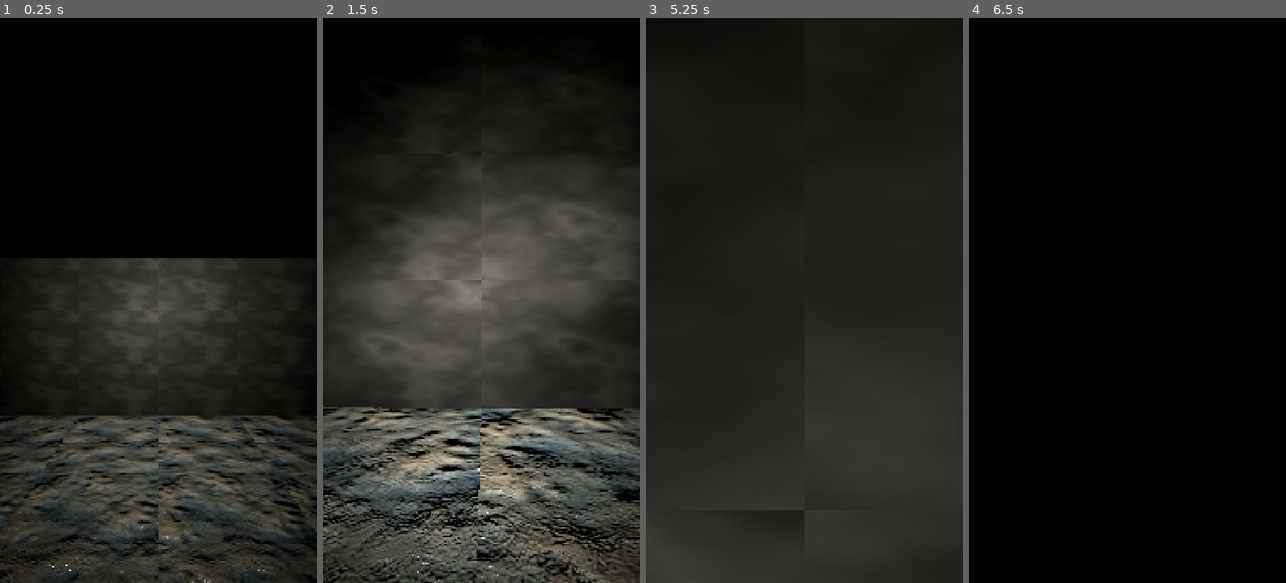
Above: before the commit, frames 1-4 (left to right).
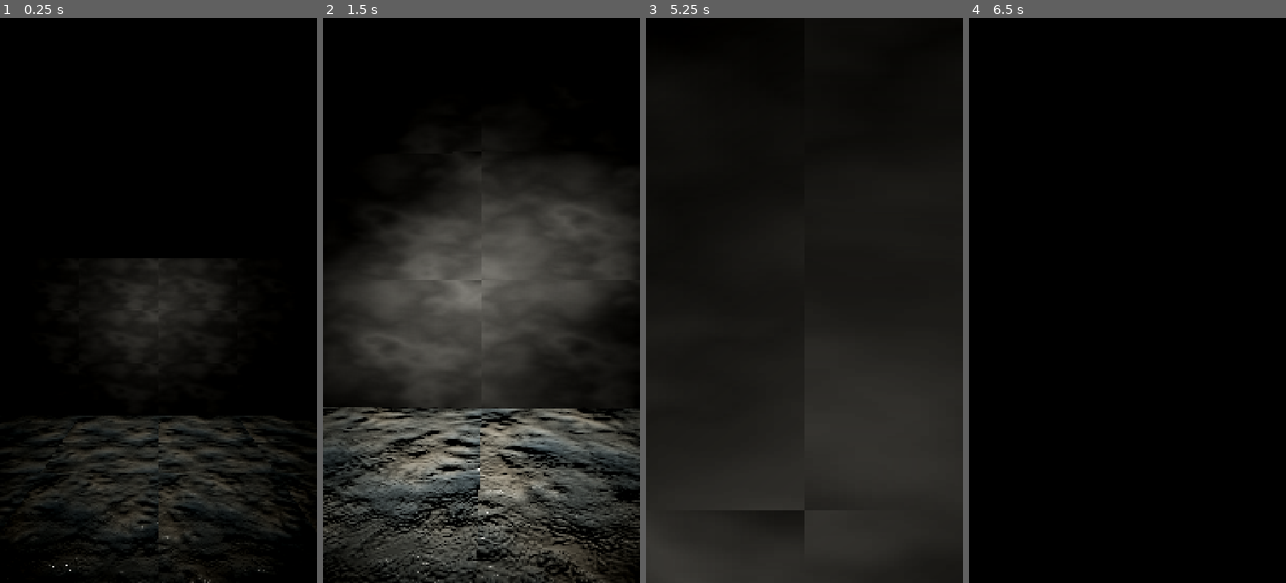
Above: after the commit, the same moments.

Repository: VoidCast00/TeamSchoolProject
Game: Godot game, scene res://Entities/World/Game.tscn
Same seed, same stepped clock (60 frames per second), same inputs: the game is played once before the commit and once after it.
Inputs (mouse positions are in pixels of both pictures, inside the frame that each line leads up to):
- Up to frame 1 (0.25 s): no input
- Up to frame 2 (1.5 s): move the mouse to (497, 300) at 0.52 s; hold W (up) from 0.53 s (still down); tap E (light) at 0.6, 1.35 s; tap Enter at 1.25 s; move the mouse to (465, 300) at 1.27 s
- Up to frame 3 (5.25 s): keep holding W (up); move the mouse to (810, 289) at 2.02 s; hold Shift (run) 2.03-2.78 s; tap E (light) at 2.3, 3.05, 3.6, 4.35 s; tap Space (space) at 2.75, 2.85, 4.25 s; move the mouse to (801, 311) at 2.77 s; tap Enter at 3.5, 5 s; move the mouse to (829, 306) at 3.52 s; move the mouse to (779, 294) at 4.27 s; move the mouse to (807, 300) at 5.02 s; hold Shift (run) from 5.03 s (still down)
- Up to frame 4 (6.5 s): tap E (light) at 5.3, 6.05 s; tap Space (space) at 5.75, 5.85 s; move the mouse to (1114, 289) at 5.77 s; release W (up) at 5.78 s; release Shift (run) at 5.78 s; hold D (right) from 5.78 s (still down)

The runs differ from the first frame. In frame 1, 47% of the frame differs, in the area x 0-100%, y 42-100%; in frame 2, 5.2%; in frame 3, less than 0.1%; in frame 4, nothing differs.

Commit message:
neviem

Diff:
--- a/Entities/Player/player.tscn
+++ b/Entities/Player/player.tscn
@@ -26,15 +26,15 @@
 [node name="Flashlight" type="Node3D" parent="Neck/Camera3D" unique_id=1290756780]
 
 [node name="SpotLight3D" type="SpotLight3D" parent="Neck/Camera3D/Flashlight" unique_id=768963645 node_paths=PackedStringArray("spot_light_3d")]
+transform = Transform3D(0.98456854, -0.17499958, 0, 0.17499958, 0.98456854, 0, 0, 0, 1, 0, 0, 0)
 light_color = Color(0.922576, 0.9082313, 0.8642909, 1)
-light_energy = 4.0
-light_indirect_energy = 16.0
-light_volumetric_fog_energy = 0.1
+light_energy = 10.0
+shadow_enabled = true
 distance_fade_enabled = true
 distance_fade_begin = 10.0
-spot_range = 20.0
+spot_range = 43.087486
 spot_attenuation = 0.5
-spot_angle = 60.0
+spot_angle = 55.85204
 spot_angle_attenuation = 4.0
 script = ExtResource("2_3uyv8")
 spot_light_3d = NodePath(".")
--- /dev/null
+++ b/Entities/World/horror_screen.gdshader
@@ -0,0 +1,43 @@
+shader_type canvas_item;
+
+// Full-screen horror post effect: vignette + film grain + chromatic aberration.
+uniform sampler2D screen_tex : hint_screen_texture, filter_linear_mipmap;
+
+uniform float vignette_strength : hint_range(0.0, 1.0) = 0.85;
+uniform float vignette_radius : hint_range(0.0, 1.5) = 0.85;
+uniform float vignette_softness : hint_range(0.01, 1.5) = 0.6;
+
+uniform float grain_amount : hint_range(0.0, 0.3) = 0.06;
+uniform float grain_fps : hint_range(1.0, 60.0) = 24.0;
+
+uniform float aberration : hint_range(0.0, 0.03) = 0.008;
+
+float hash(vec2 p) {
+	vec3 p3 = fract(vec3(p.xyx) * 0.1031);
+	p3 += dot(p3, p3.yzx + 33.33);
+	return fract((p3.x + p3.y) * p3.z);
+}
+
+void fragment() {
+	vec2 uv = SCREEN_UV;
+	vec2 from_center = uv - 0.5;
+	float dist = length(from_center) * 1.4142; // 0 at center, 1 at corners
+
+	// Chromatic aberration: color channels split more toward the edges.
+	vec2 offset = from_center * dist * aberration;
+	vec3 col;
+	col.r = texture(screen_tex, uv + offset).r;
+	col.g = texture(screen_tex, uv).g;
+	col.b = texture(screen_tex, uv - offset).b;
+
+	// Film grain, refreshed at a film-like frame rate.
+	float frame = floor(TIME * grain_fps);
+	float noise = hash(FRAGCOORD.xy + frame * vec2(37.0, 17.0)) - 0.5;
+	col += noise * grain_amount;
+
+	// Vignette.
+	float vig = smoothstep(vignette_radius, vignette_radius - vignette_softness, dist);
+	col *= mix(1.0 - vignette_strength, 1.0, vig);
+
+	COLOR = vec4(max(col, vec3(0.0)), 1.0);
+}
--- a/enviroment2.tres
+++ b/enviroment2.tres
@@ -12,8 +12,18 @@
 [resource]
 background_mode = 2
 sky = SubResource("Sky_ohxaf")
+ambient_light_source = 2
+ambient_light_color = Color(0.05, 0.055, 0.07, 1)
+ambient_light_energy = 0.15
+reflected_light_source = 1
 tonemap_mode = 3
-volumetric_fog_albedo = Color(0.26422068, 0.2485492, 0.24177971, 1)
-volumetric_fog_emission_energy = 0.1
+fog_enabled = true
+fog_light_color = Color(0.01, 0.01, 0.012, 1)
+fog_density = 0.09
+volumetric_fog_enabled = true
+volumetric_fog_density = 0.04
+volumetric_fog_albedo = Color(0.6, 0.6, 0.62, 1)
+volumetric_fog_length = 40.0
 adjustment_enabled = true
-adjustment_brightness = 1.5
+adjustment_contrast = 1.15
+adjustment_saturation = 0.7
Not shown, added: Entities/World/horror_screen.gdshader.uid
